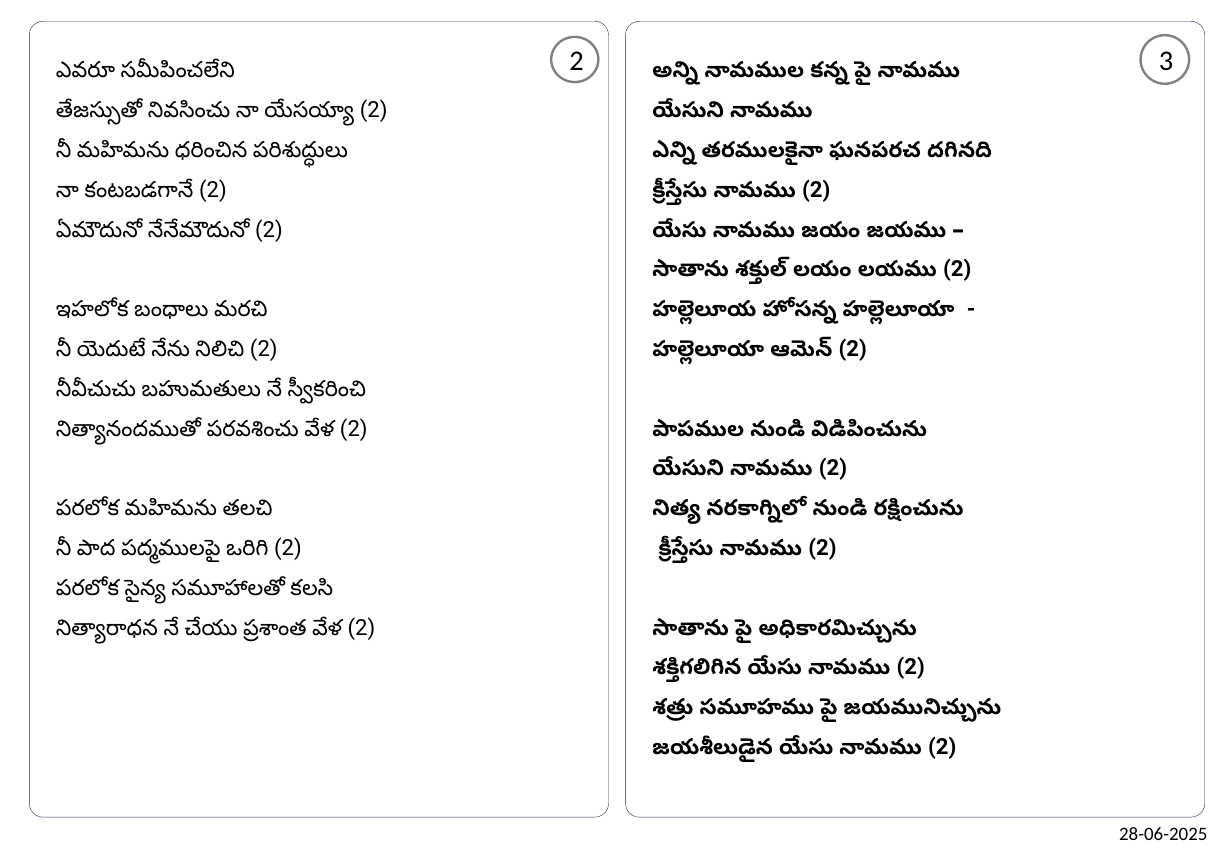
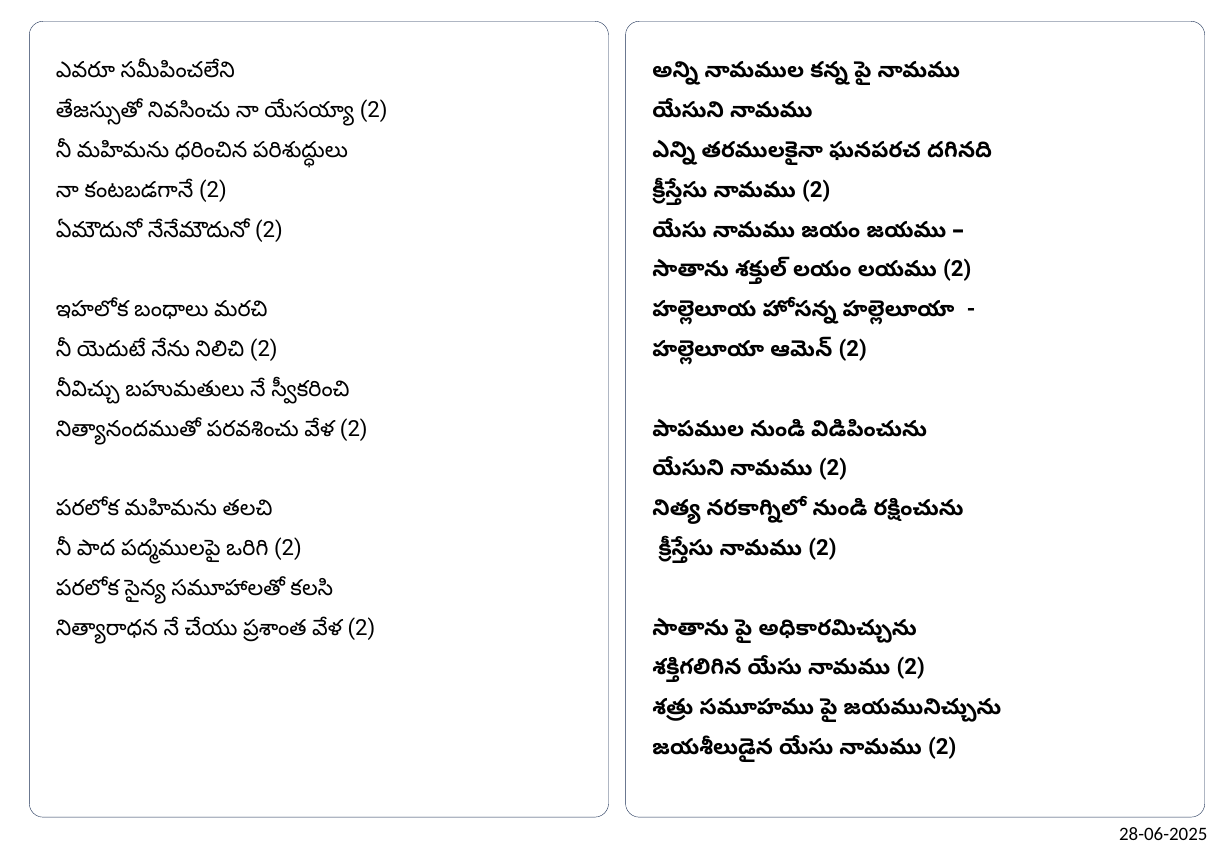
Before and after one commit to venu-webdev/songsDb, a slide deck: slide 2 of songsTemplate.pptx. Drawn at 1232x853 pixels with LibreOffice and Linux fonts; fonts in the diff are those of the drawing. Boxes give left, top, right and bottom in pixels: in the first picture for what was removed or moved away, otherwise in the second. Text is boxed around its words. In the diff, an @@ line names an element or a change of style, - is before the commit and + after.

```diff
--- a/songsTemplate.pptx
+++ b/songsTemplate.pptx
@@ ellipse removed at [552, 36, 598, 82] @@
-2
@@ ellipse removed at [1141, 35, 1190, 84] @@
-3
@@ text at [56, 380, 349, 404]: text changed @@
-నీవీచుచు బహుమతులు నే స్వీకరించి
+నీవిచ్చు బహుమతులు నే స్వీకరించి
```
Also in this commit, not shown: 1 other slide changed, 2 other files.
